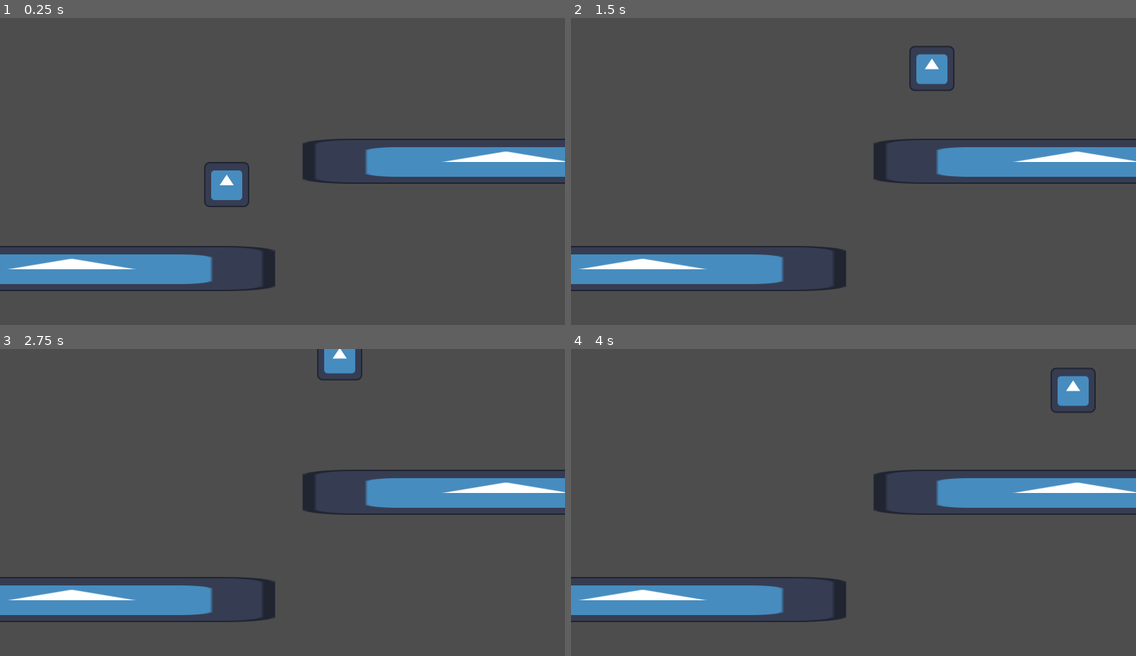
Above: before the commit, frames 1-4 (two rows, left to right).
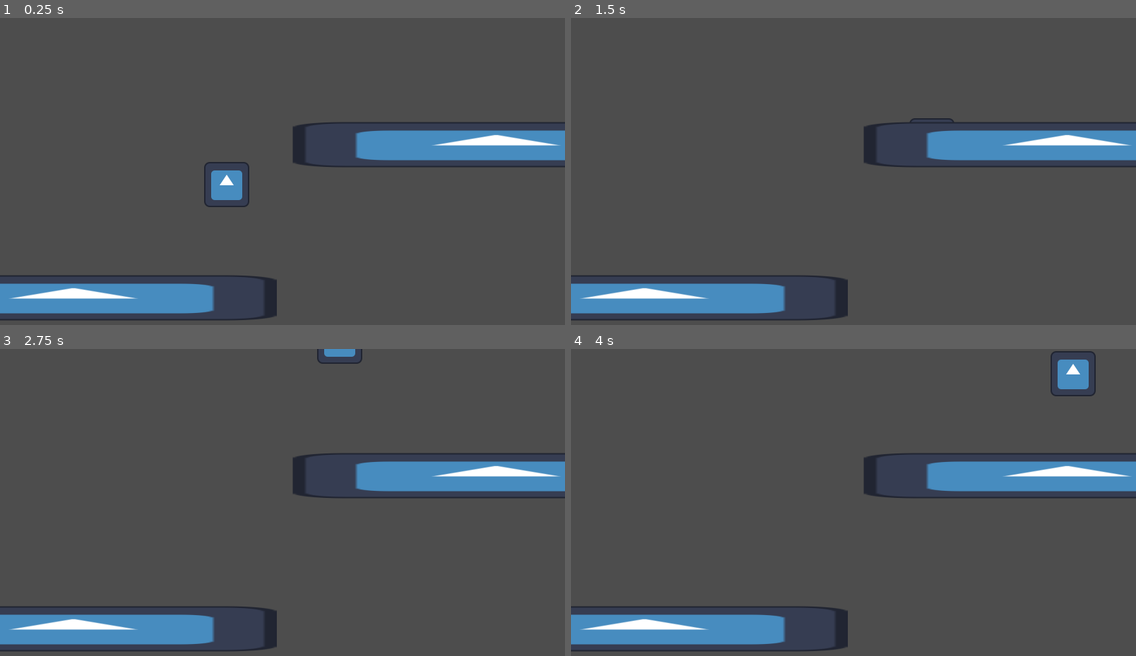
Above: after the commit, the same moments.

Repository: briel0/fog-gamejam-maio
Game: Godot game, scene res://scenes/main.tscn
Two runs of this game, one before a commit and one after it. Both use one fixed random seed, a clock stepped at 60 frames per second and the inputs below. The engine's default icon, where the game draws it, is replaced by a stand-in: a white triangle on a blue panel in a dark square.
Inputs:
- Up to frame 1 (0.25 s): no input
- Up to frame 2 (1.5 s): hold F (shoot, bound only after the commit) 0.53-1.28 s; hold Right (right) from 0.53 s (still down); tap Space (jump) at 0.77, 0.8, 1.07, 1.35 s
- Up to frame 3 (2.75 s): tap Space (jump) at 1.52, 1.82, 2.3 s; tap F (shoot, bound only after the commit) at 1.55 s; release Right (right) at 2.03 s; hold Left (left) from 2.03 s (still down); hold F (shoot, bound only after the commit) from 2.03 s (still down)
- Up to frame 4 (4 s): release Left (left) at 2.78 s; release F (shoot, bound only after the commit) at 2.78 s; hold Right (right) from 2.78 s (still down); tap F (shoot, bound only after the commit) at 2.85 s; tap Space (jump) at 3.02, 3.32, 3.6, 3.77 s

The runs differ from the first frame. In frame 1, 14% of the frame differs, in the area x 0-100%, y 34-99%; in frame 2, 14%; in frame 3, 14%; in frame 4, 14%, in the area x 0-100%, y 0-99%.

Commit message:
adding cd to hat

Diff:
--- a/prefabs/character.tscn
+++ b/prefabs/character.tscn
@@ -15,3 +15,8 @@
 
 [node name="CollisionShape2D" type="CollisionShape2D" parent="." unique_id=789787723]
 shape = SubResource("RectangleShape2D_xofgc")
+
+[node name="HatCooldown" type="Timer" parent="." unique_id=335118956]
+wait_time = 12.0
+
+[connection signal="timeout" from="HatCooldown" to="." method="_on_hat_cooldown_timeout"]
--- a/project.godot
+++ b/project.godot
@@ -51,6 +51,11 @@
 , Object(InputEventKey,"resource_local_to_scene":false,"resource_name":"","device":-1,"window_id":0,"alt_pressed":false …(183 unchanged characters)…
 ]
 }
+shoot={
+"deadzone": 0.2,
+"events": [Object(InputEventKey,"resource_local_to_scene":false,"resource_name":"","device":-1,"window_id":0,"alt_pressed":false,"shift_pressed":false,"ctrl_pressed":false,"meta_pressed":false,"pressed":false,"keycode":0,"physical_keycode":70,"key_label":0,"unicode":102,"location":0,"echo":false,"script":null)
+]
+}
 
 [physics]
 
--- a/scenes/main.tscn
+++ b/scenes/main.tscn
@@ -15,7 +15,7 @@
 position = Vector2(405, 386)
 
 [node name="Beam" type="StaticBody2D" parent="." unique_id=456732239]
-position = Vector2(1086, 442)
+position = Vector2(1058, 395)
 scale = Vector2(9, 1)
 
 [node name="Sprite2D" type="Sprite2D" parent="Beam" unique_id=416321108]
@@ -27,7 +27,7 @@
 shape = SubResource("RectangleShape2D_0wfyh")
 
 [node name="Beam2" type="StaticBody2D" parent="." unique_id=256125171]
-position = Vector2(-144, 746)
+position = Vector2(-139, 829)
 scale = Vector2(9, 1)
 
 [node name="Sprite2D" type="Sprite2D" parent="Beam2" unique_id=818581608]
--- a/scripts/character.gd
+++ b/scripts/character.gd
@@ -1,6 +1,6 @@
 extends CharacterBody2D
 var hanging  = false
-var jumpable = true
+var shootable=true
 const JUMP_VELOCITY = -1200.0
 @export var speed: float = 400.0
 
@@ -13,7 +13,12 @@
 
 func _physics_process(delta: float) -> void:
 	#gravidade pq ta no ar
-	jumpable=true
+	if shootable and Input.is_action_pressed("shoot"):
+		shootable=false
+		get_node("HatCooldown").start()
+		print("atirei")
+
+	var jumpable=true
 	if not is_on_floor() and not is_on_ceiling():
 		self.velocity += get_gravity() * delta
 		jumpable=false
@@ -39,3 +44,8 @@
 		self.velocity.x = move_toward(self.velocity.x, 0, speed)
 
 	move_and_slide()
+
+
+func _on_hat_cooldown_timeout() -> void:
+	shootable=true
+	print("voltou o chapeu")
